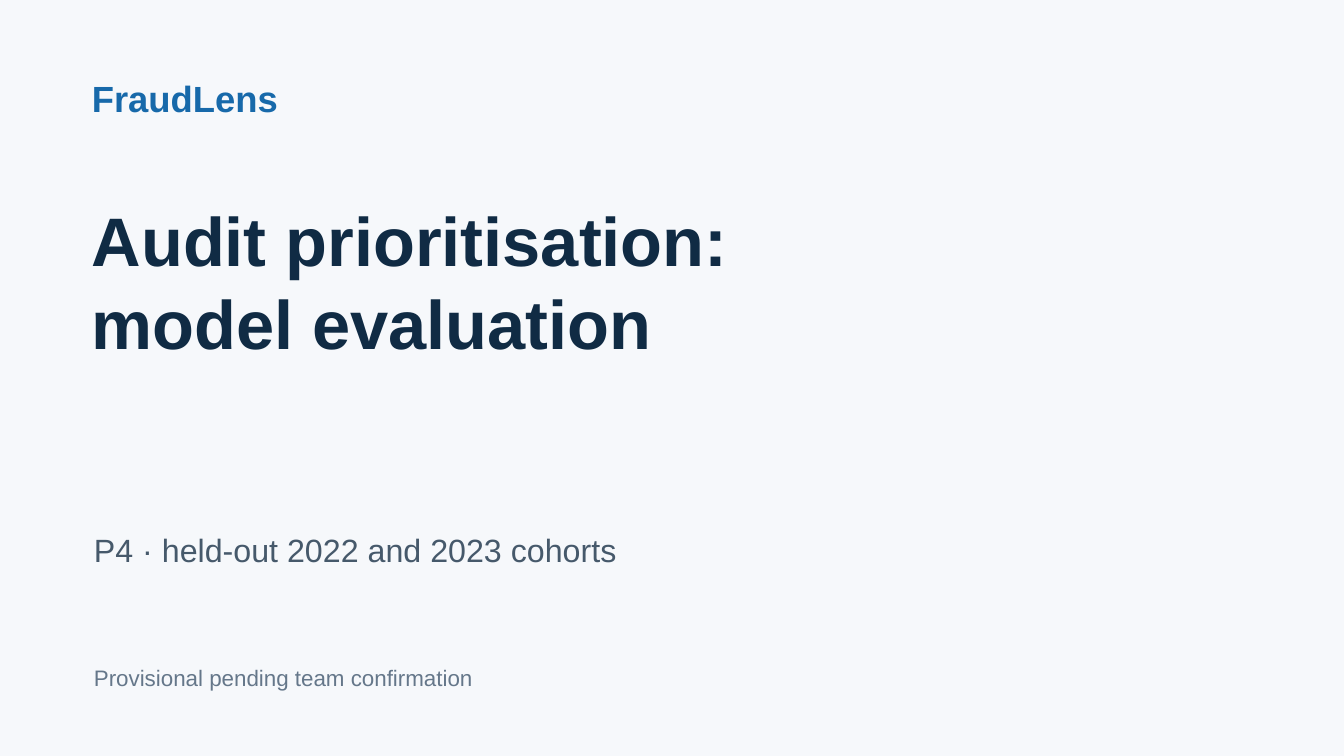
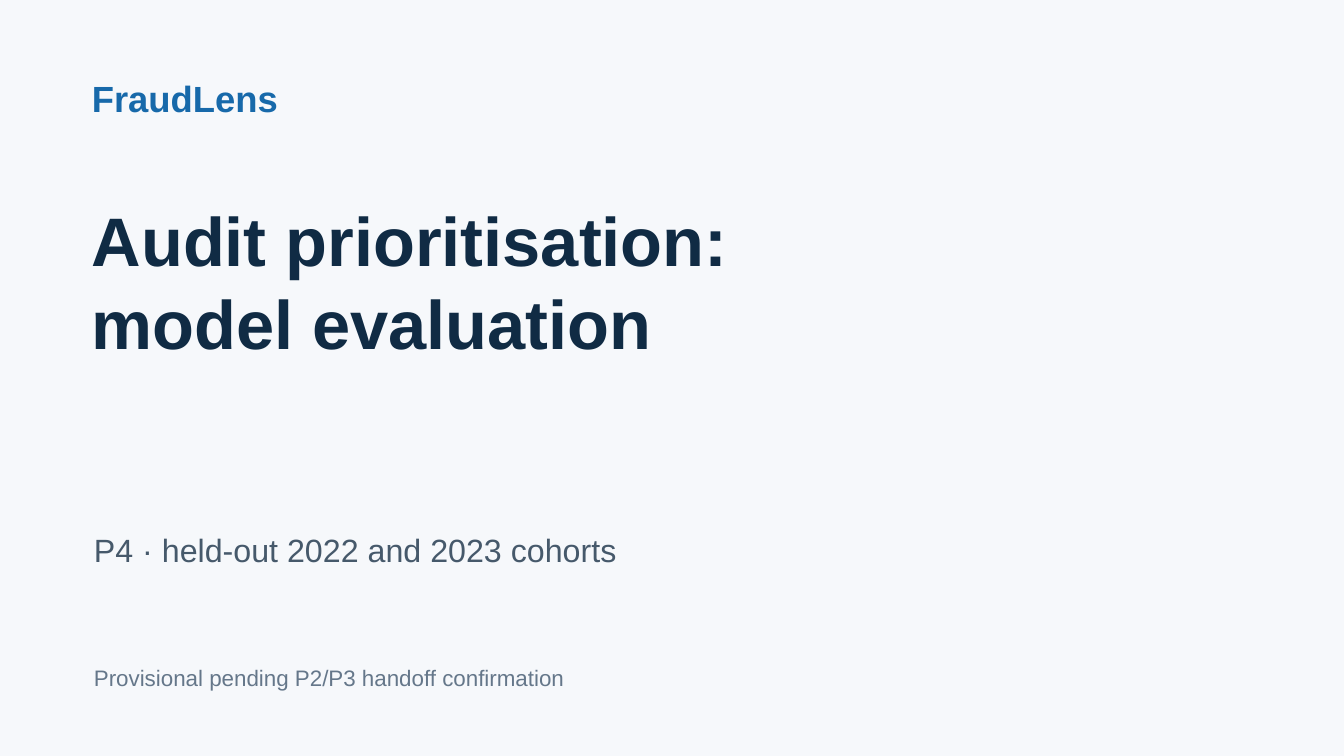
Before and after one commit to 23f2005056/mlba, a slide deck: slide 1 of presentation_figures/FraudLens_P4_Evaluation.pptx. Drawn at 1344x756 pixels with LibreOffice and Linux fonts; fonts in the diff are those of the drawing. Boxes give left, top, right and bottom in pixels: in the first picture for what was removed or moved away, otherwise in the second. Text is boxed around its words. In the diff, an @@ line names an element or a change of style, - is before the commit and + after.

```diff
--- a/presentation_figures/FraudLens_P4_Evaluation.pptx
+++ b/presentation_figures/FraudLens_P4_Evaluation.pptx
@@ text at box(94, 670, 564, 691): text changed @@
-Provisional pending team confirmation
+Provisional pending P2/P3 handoff confirmation
```
Also in this commit, not shown: 2 other slides changed, 1 slide added, 1 slide removed, 17 other files.
